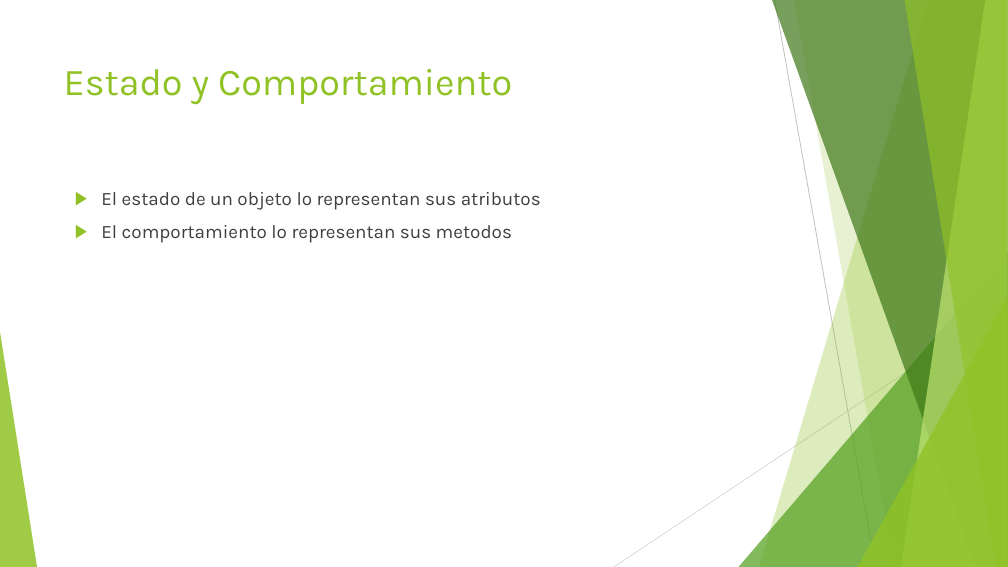
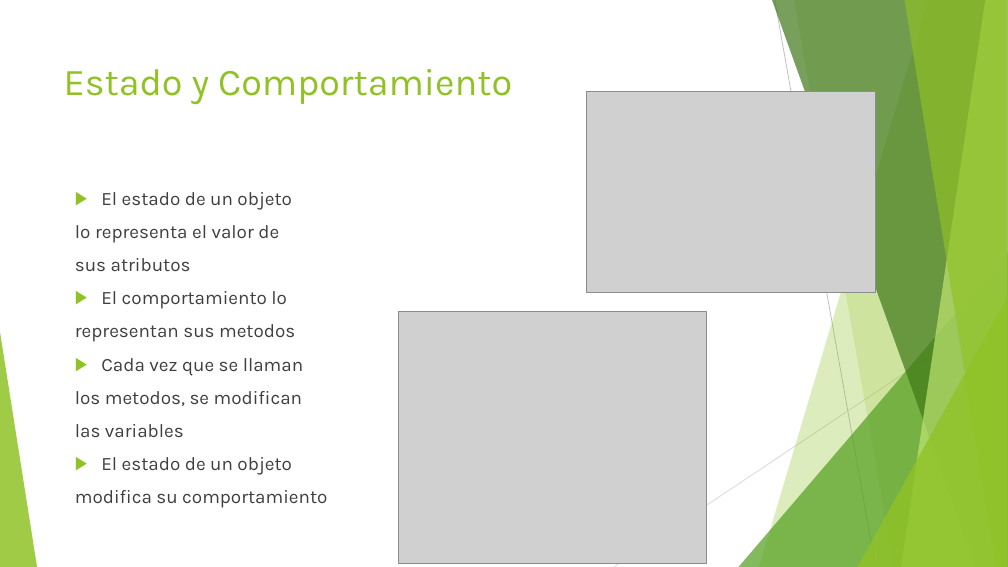
Before and after one commit to jomarnavarro/javaOoBasico, a slide deck: slide 19 of slides/Selenium, Module3.pptx. Drawn at 1008x567 pixels with LibreOffice and Linux fonts; fonts in the diff are those of the drawing; grey boxes stand for pictures. Boxes give left, top, right and bottom in pixels: in the first picture for what was removed or moved away, otherwise in the second. Text is boxed around its words. In the diff, an @@ line names an element or a change of style, - is before the commit and + after.

```diff
--- a/slides/Selenium, Module3.pptx
+++ b/slides/Selenium, Module3.pptx
@@ picture added at box(587, 91, 876, 292) @@
@@ text at box(75, 192, 327, 508): text changed @@
-▶ El estado de un objeto lo representan sus atributos
-▶ El comportamiento lo representan sus metodos
+▶ El estado de un objeto
+lo representa el valor de
+sus atributos
+▶ El comportamiento lo
+representan sus metodos
+▶ Cada vez que se llaman
+los metodos, se modifican
+las variables
+▶ El estado de un objeto
+modifica su comportamiento
@@ picture added at box(399, 312, 707, 564) @@
```
Also in this commit, not shown: 1 other slide changed, 2 slides added, 4 other files.
